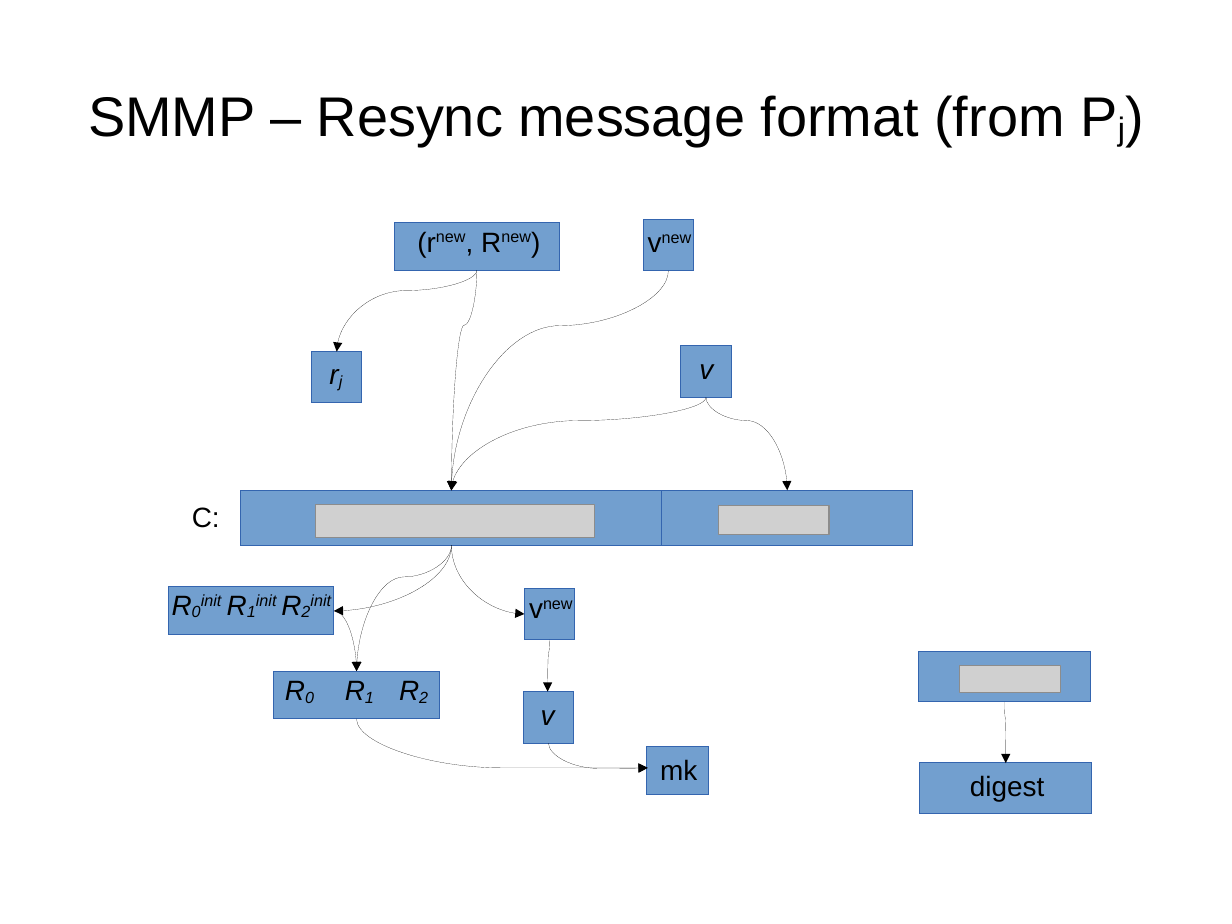
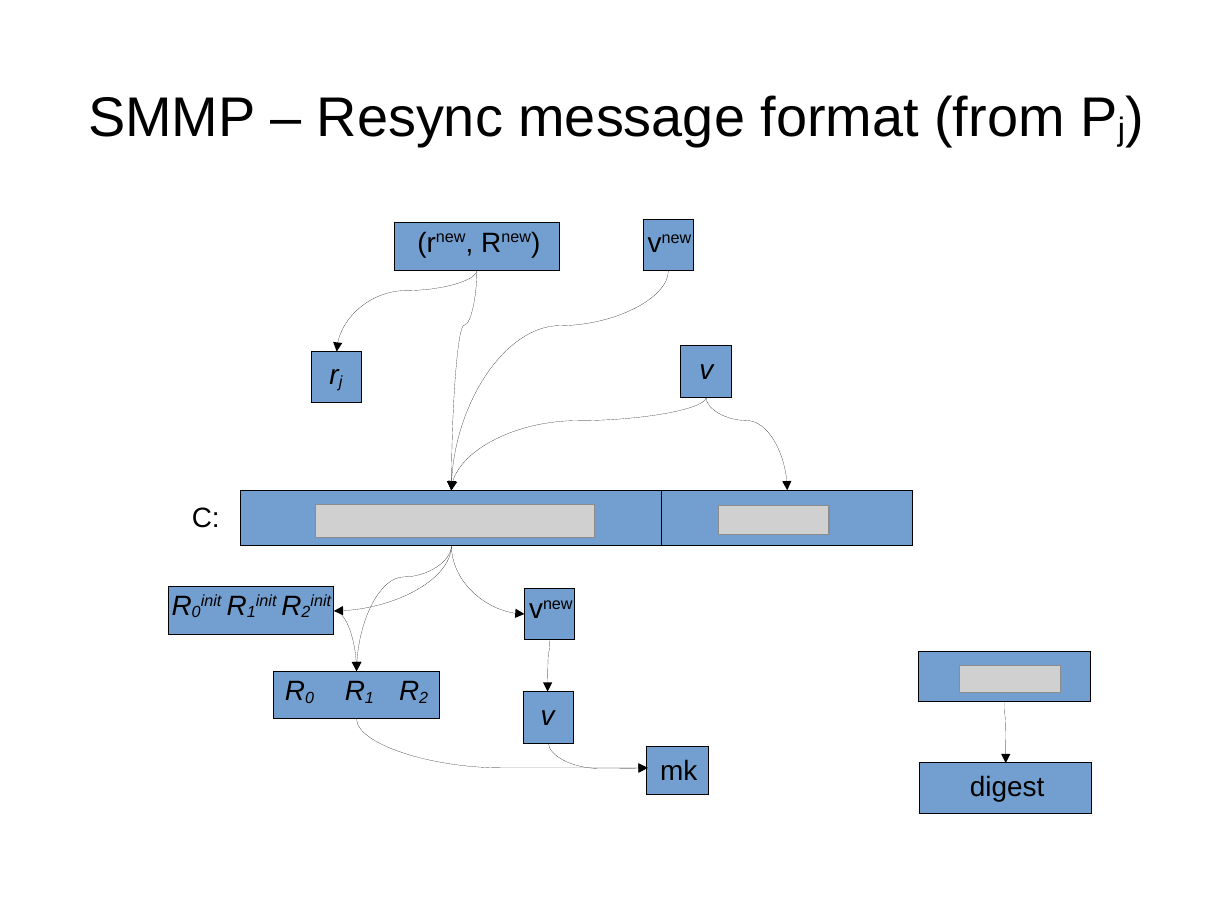
Before and after one commit to rxcomm/smmp, a slide deck: slide 28 of spec/slideshow.odp (slide 27 before the commit). Drawn at 1232x924 pixels with LibreOffice and Linux fonts; fonts in the diff are those of the drawing; grey boxes stand for pictures. Boxes give left, top, right and bottom in pixels: in the first picture for what was removed or moved away, otherwise in the second. Text is boxed around its words. In the diff, an @@ line names an element or a change of style, - is before the commit and + after.

```diff
--- a/spec/slideshow.odp
+++ b/spec/slideshow.odp
@@ outline #3465AF 0 pt to #000000 0 pt in 13 elements at box(241, 491, 663, 546), box(662, 491, 912, 546), box(395, 222, 560, 271), box(920, 764, 1091, 814), box(274, 671, 439, 719), box(646, 747, 709, 795), box(523, 692, 574, 743), box(643, 219, 693, 271), box(681, 347, 731, 398), box(169, 587, 334, 635), box(524, 588, 575, 639), box(919, 652, 1090, 702), box(312, 352, 362, 404) @@
```
Also in this commit, not shown: 1 other slide changed, 1 slide added, 1 other file.
